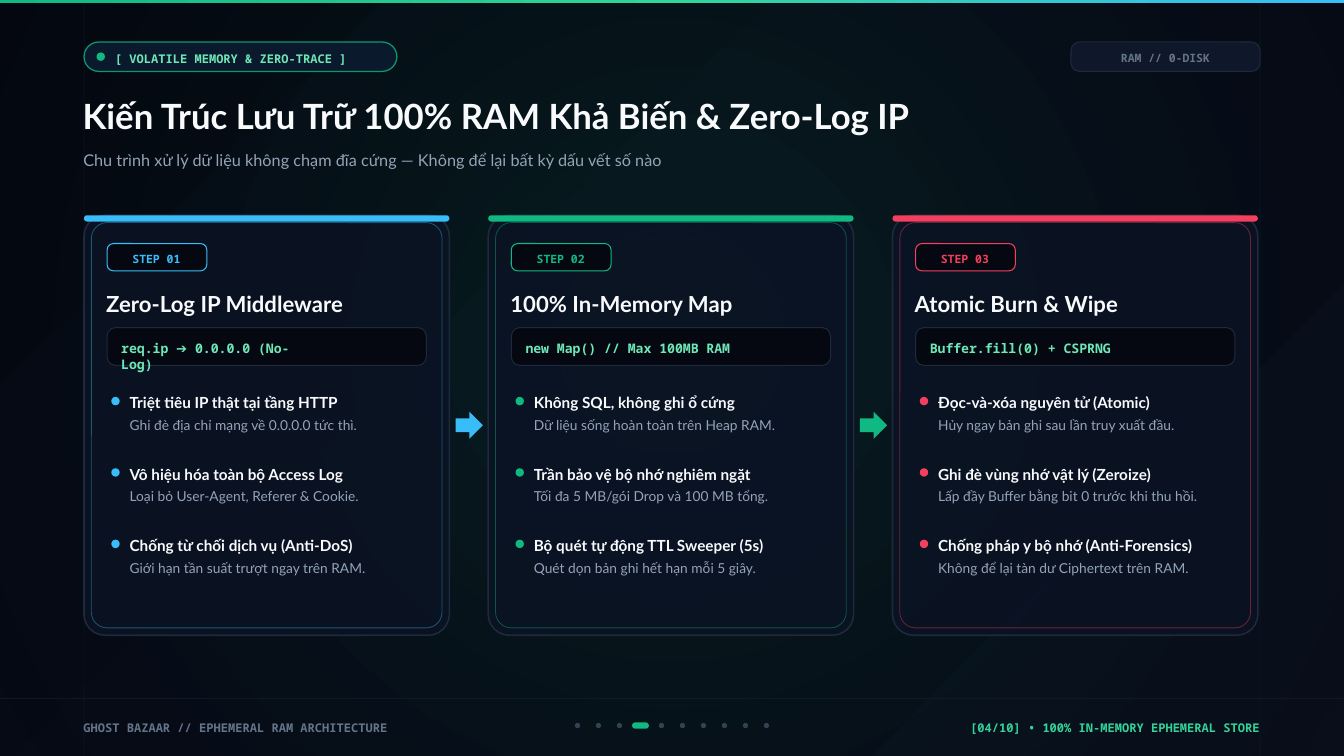
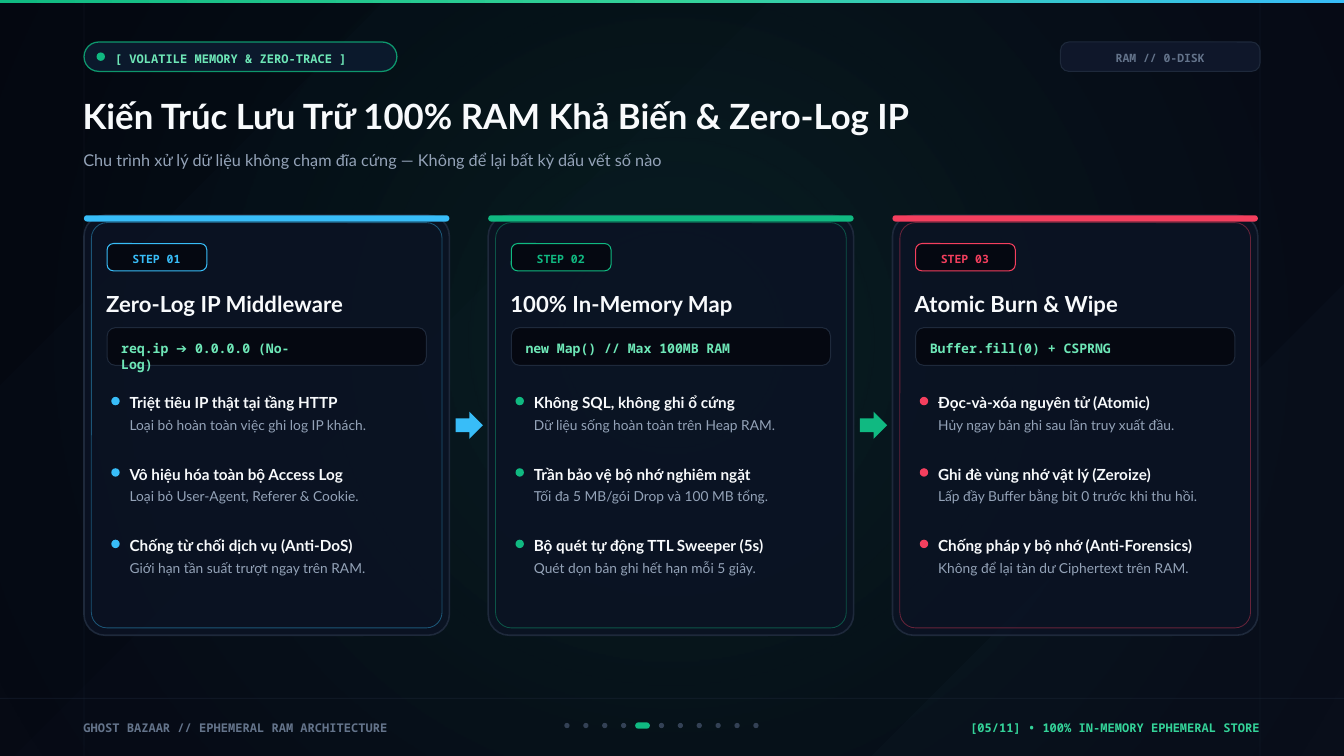
Before and after one commit to NgHuuPhu244/MQTT, a slide deck: slide 5 of Ghost_Bazaar_Presentation_Deck.pptx (slide 4 before the commit). Drawn at 1344x756 pixels with LibreOffice and Linux fonts; fonts in the diff are those of the drawing. Boxes give left, top, right and bottom in pixels: in the first picture for what was removed or moved away, otherwise in the second. Text is boxed around its words. In the diff, an @@ line names an element or a change of style, - is before the commit and + after.

```diff
--- a/Ghost_Bazaar_Presentation_Deck.pptx
+++ b/Ghost_Bazaar_Presentation_Deck.pptx
@@ rounded rectangle: place and size @@
-rounded rectangle at box(1071, 42, 1260, 72)
+rounded rectangle at box(1061, 42, 1260, 72)
@@ text "RAM // 0-DISK": place and size @@
-text "RAM // 0-DISK" at box(1121, 54, 1210, 62)
+text "RAM // 0-DISK" at box(1116, 54, 1205, 62)
@@ text at box(130, 420, 366, 433): text changed @@
-Ghi đè địa chỉ mạng về 0.0.0.0 tức thì.
+Loại bỏ hoàn toàn việc ghi log IP khách.
@@ ellipse: place and size @@
-ellipse at box(575, 723, 580, 728)
+ellipse at box(565, 723, 570, 728)
@@ ellipse: place and size @@
-ellipse at box(596, 723, 601, 728)
+ellipse at box(584, 723, 589, 728)
@@ ellipse: place and size @@
-ellipse at box(617, 723, 622, 728)
+ellipse at box(602, 723, 607, 728)
@@ ellipse: place and size @@
-ellipse at box(680, 723, 685, 728)
+ellipse at box(621, 723, 626, 728)
@@ 3 ellipses: place and size @@
-3 ellipses at box(701, 723, 748, 728)
+3 ellipses at box(678, 723, 721, 728)
@@ ellipse: place and size @@
-ellipse at box(764, 723, 769, 728)
+ellipse at box(735, 723, 740, 728)
@@ ellipse added at box(753, 723, 758, 728), fill #334155 @@
@@ text at box(970, 723, 1259, 734): text changed @@
-[04/10] • 100% IN-MEMORY EPHEMERAL STORE
+[05/11] • 100% IN-MEMORY EPHEMERAL STORE
```
Also in this commit, not shown: 8 other slides changed, 2 slides added, 1 slide removed, 1 other file.
